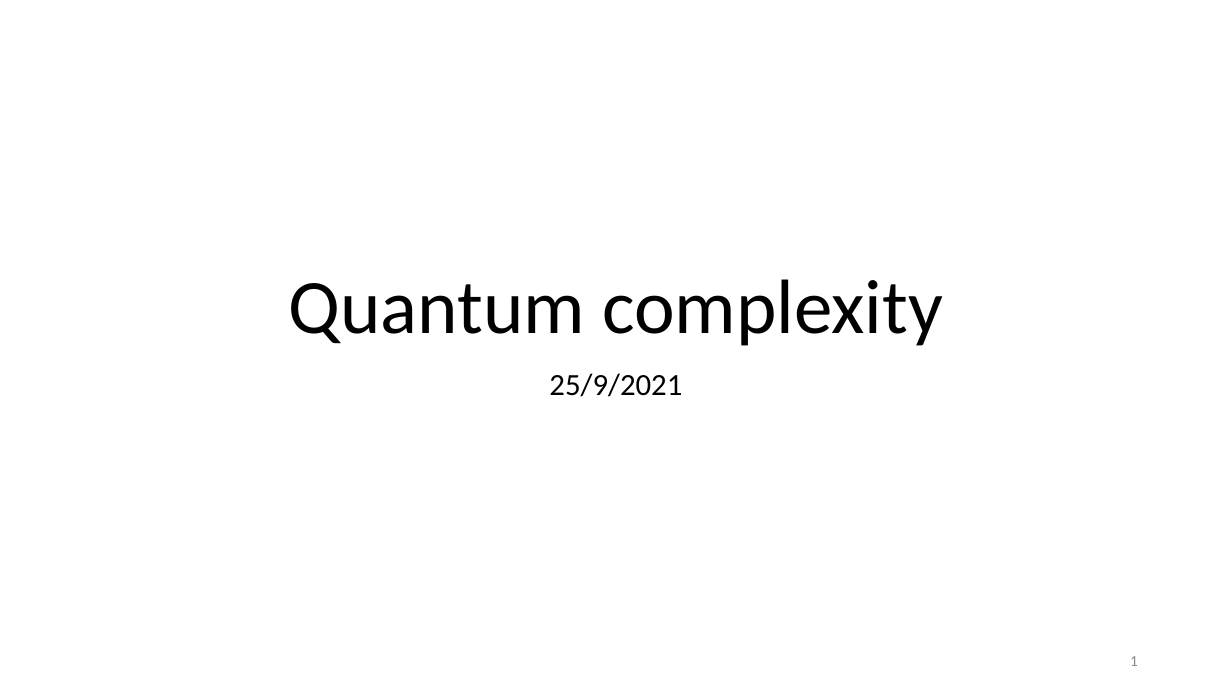
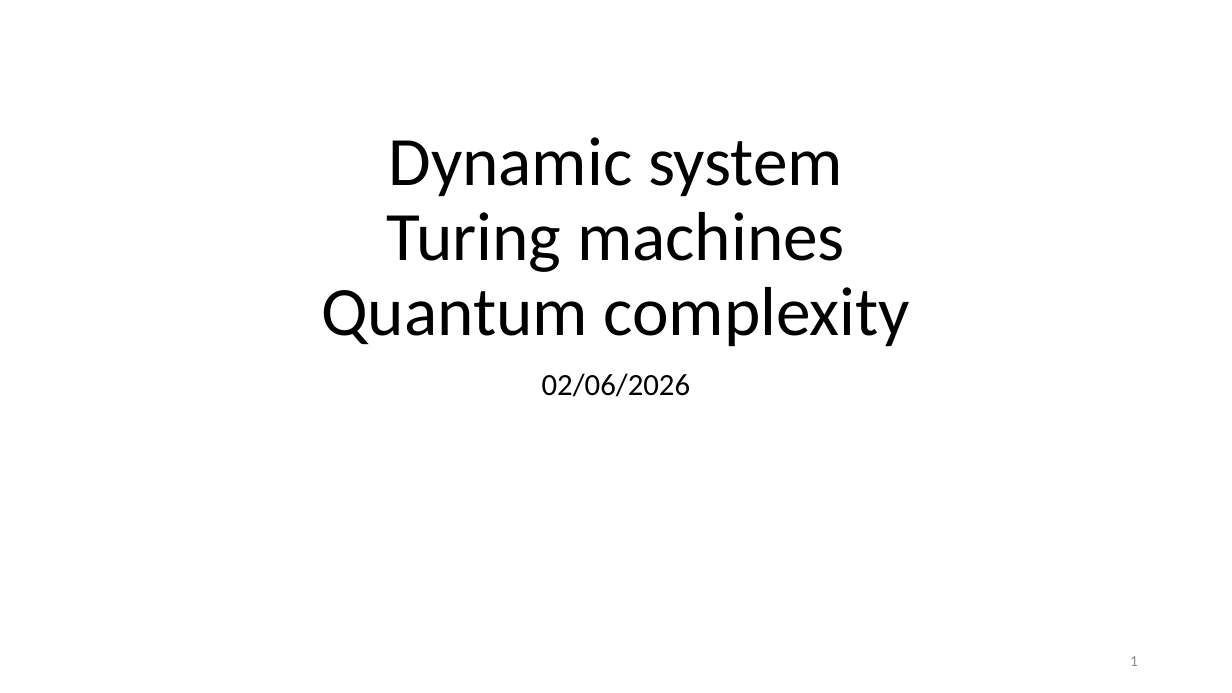
Before and after one commit to vutuanhai237/CourseMaterialsUIT, a slide deck: slide 1 of SExxx-Programming for quantum computer/Slide/x. quantum complexity.pptx. Drawn at 1232x693 pixels with LibreOffice and Linux fonts; fonts in the diff are those of the drawing. Boxes give left, top, right and bottom in pixels: in the first picture for what was removed or moved away, otherwise in the second. Text is boxed around its words. In the diff, an @@ line names an element or a change of style, - is before the commit and + after.

```diff
--- a/SExxx-Programming for quantum computer/Slide/x. quantum complexity.pptx
+++ b/SExxx-Programming for quantum computer/Slide/x. quantum complexity.pptx
@@ title at <box>321,137,911,347</box>: text changed; size 60 to 54 pt @@
-Quantum complexity
+Dynamic system
+Turing machines
+Quantum complexity
@@ subtitle at <box>542,373,691,397</box>: text changed @@
-25/9/2021
+02/06/2026
```
Also in this commit, not shown: 10 other slides changed, 20 other files.
